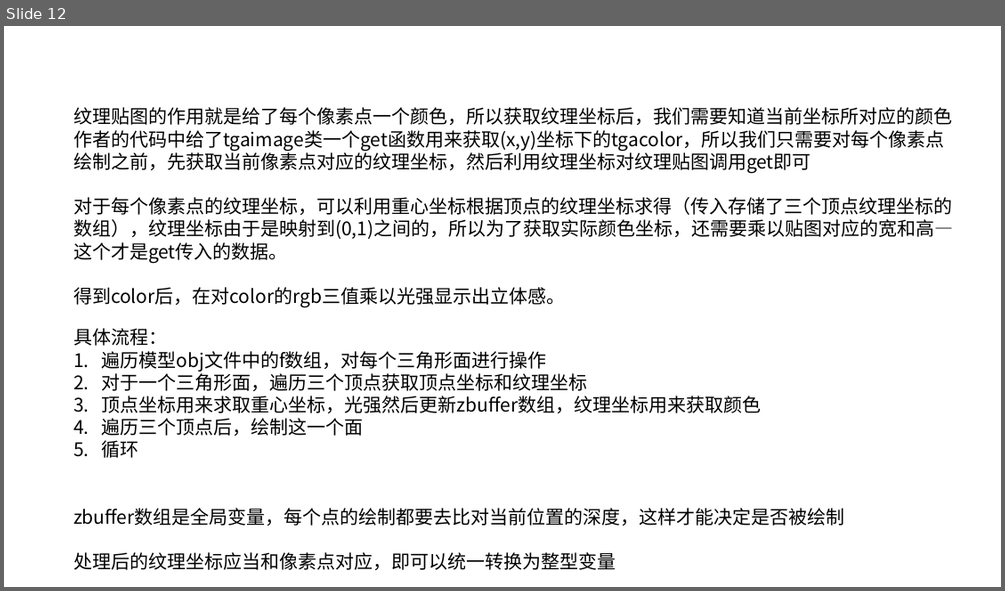
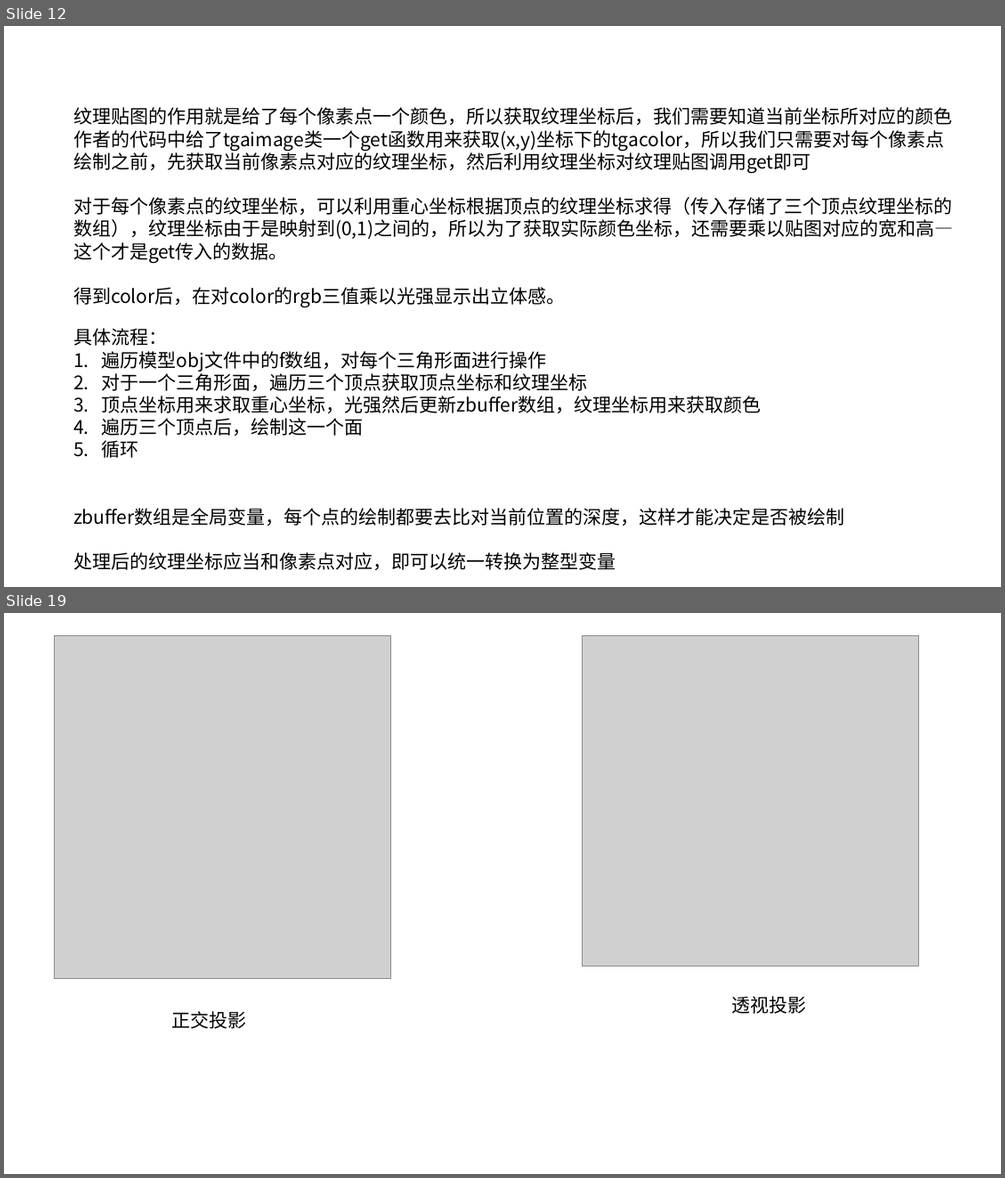
Before and after one commit to XTG111/Learn_tinyProject, a slide deck: render/TinyRenderer.pptx. Shown one above the other, each under a label of ours: slide 12 before the commit, slides 12 and 19 after it; the slides between them are not shown. The pictures are 1005x591 and 1005x1178 pixels, drawn with LibreOffice and Linux fonts; fonts in the diff are those of the drawing; grey boxes stand for pictures. Boxes give left, top, right and bottom in pixels: in the first picture for what was removed or moved away, otherwise in the second. Text is boxed around its words. In the diff, an @@ line names an element or a change of style, - is before the commit and + after.

Commit message:
透视投影变换
透视投影矩阵的获得，主要修改的就是x,y两个值在z=0平面上的位置。
近大远小

```diff
--- a/render/TinyRenderer.pptx
+++ b/render/TinyRenderer.pptx
@@ slide 19 added at (4,613,1001,1174), background #FFFFFF @@
@@ picture added at (54,636,390,979) @@
@@ picture added at (582,636,919,966) @@
@@ text added at (172,1011,247,1029), 18 pt, text #000000 @@
+正交投影
@@ text added at (732,996,807,1013), 18 pt, text #000000 @@
+透视投影
```
Also in this commit, not shown: 6 other slides added, 35 other files.
